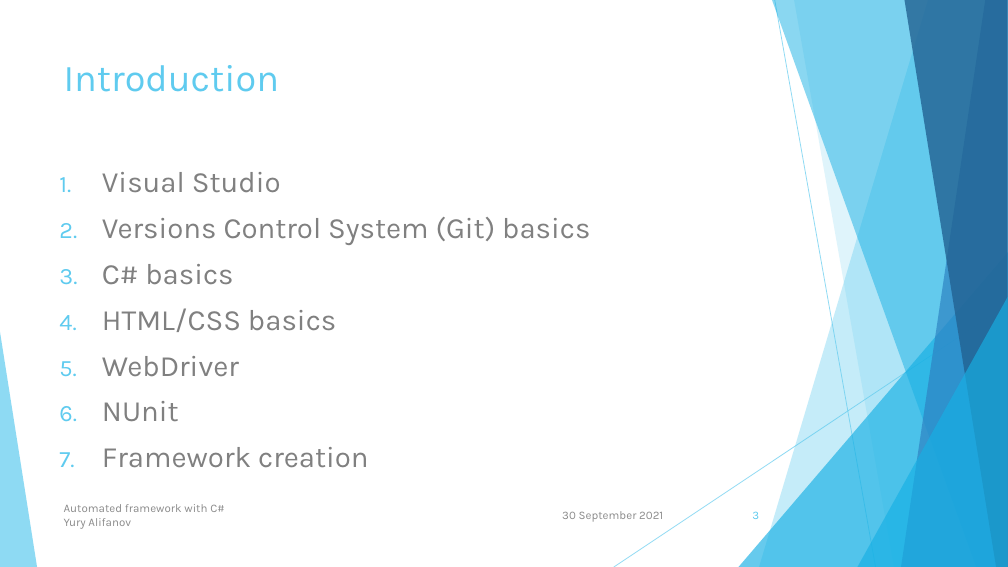
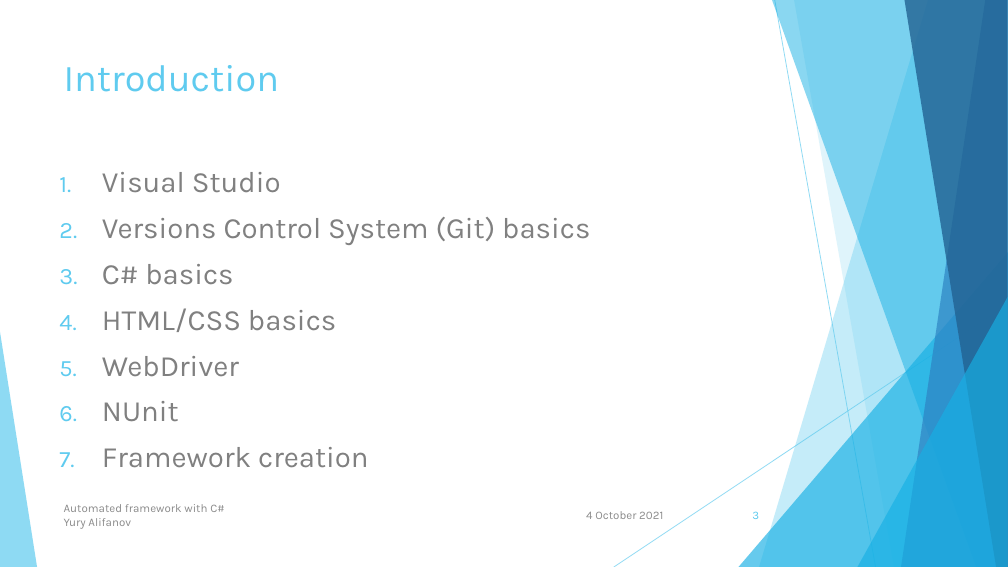
Before and after one commit to user-yalif/ITLeadersCourseAlifanov, a slide deck: slide 3 of Alifanov.ITLeadersCourse/Automated framework with C#.pptx. Drawn at 1008x567 pixels with LibreOffice and Linux fonts; fonts in the diff are those of the drawing. Boxes give left, top, right and bottom in pixels: in the first picture for what was removed or moved away, otherwise in the second. Text is boxed around its words. In the diff, an @@ line names an element or a change of style, - is before the commit and + after.

```diff
--- a/Alifanov.ITLeadersCourse/Automated framework with C#.pptx
+++ b/Alifanov.ITLeadersCourse/Automated framework with C#.pptx
@@ text at <box>586,511,663,519</box>: text changed @@
-30 September 2021
+4 October 2021
```
Also in this commit, not shown: 10 other slides changed, 4 slides added, 5 other files.
